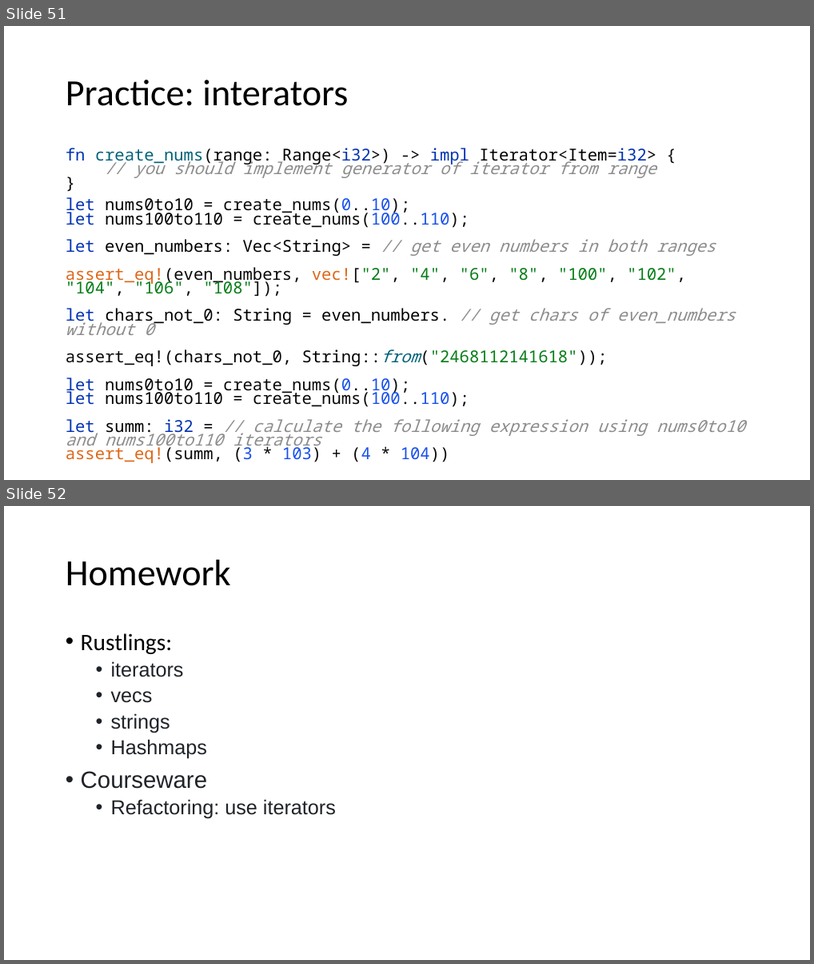
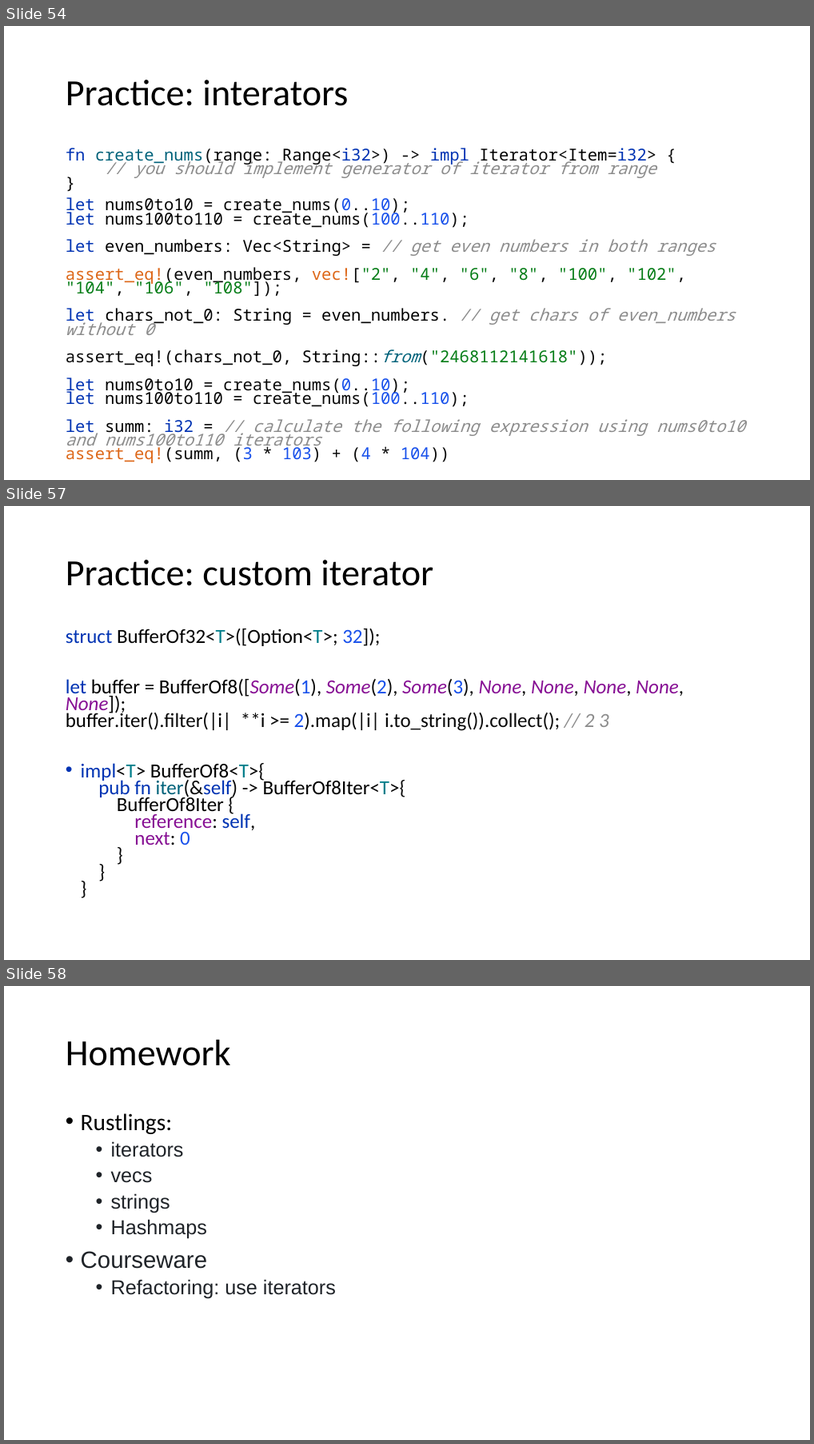
Before and after one commit to kugushev/course-rust-basics, a slide deck: pres/07-Collections.pptx. Shown one above the other, each under a label of ours: slides 51 and 52 before the commit, slides 54, 57 and 58 after it; the slides between them are not shown. The pictures are 814x964 and 814x1444 pixels, drawn with LibreOffice and Linux fonts; fonts in the diff are those of the drawing. Boxes give left, top, right and bottom in pixels: in the first picture for what was removed or moved away, otherwise in the second. Text is boxed around its words. In the diff, an @@ line names an element or a change of style, - is before the commit and + after.

Commit message:
finish collections

```diff
--- a/pres/07-Collections.pptx
+++ b/pres/07-Collections.pptx
@@ slide 57 added at (x1=4, y1=506, x2=810, y2=960), background #FFFFFF @@
@@ title added at (x1=66, y1=560, x2=434, y2=586), 44 pt, text #000000 @@
+Practice: custom iterator
@@ text added at (x1=66, y1=628, x2=684, y2=844), 23.8 pt, text #080808 @@
+struct BufferOf32<T>([Option<T>; 32]);
+let buffer = BufferOf8([Some(1), Some(2), Some(3), None, None, None, None, None]);
+buffer.iter().filter(|i| **i >= 2).map(|i| i.to_string()).collect(); // 2 3
+• impl<T> BufferOf8<T>{
+  pub fn iter(&self) -> BufferOf8Iter<T>{
+  BufferOf8Iter {
+  reference: self,
+  next: 0
+  }
+  }
+  }
@@ what was slide 51 is now slide 54 @@
@@ what was slide 52 is now slide 58 @@
```
Also in this commit, not shown: 5 other slides added, 3 other files.
